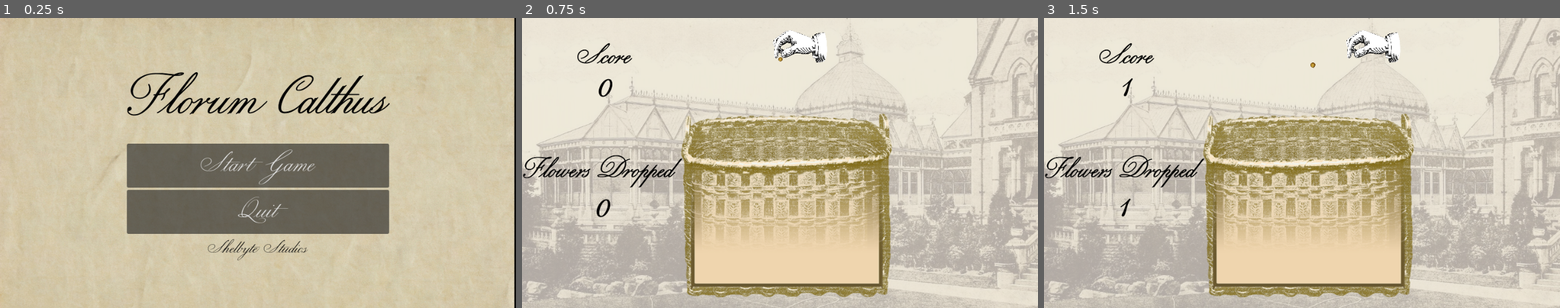
Above: before the commit, frames 1-3 (left to right).
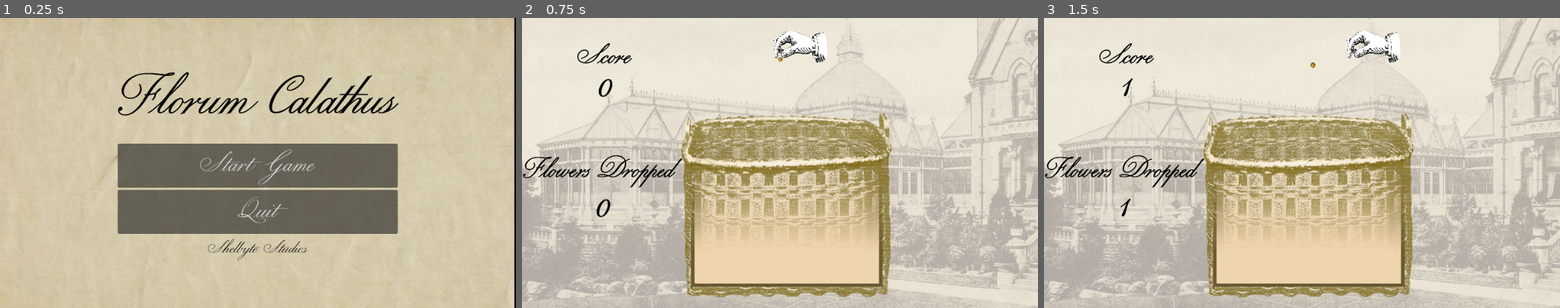
Above: after the commit, the same moments.

Repository: ClebMartin/GMTKGameJam2025
Game: Godot game, scene res://scenes/mainMenu.tscn
Same seed, same stepped clock (60 frames per second), same inputs: the game is played once before the commit and once after it.
Inputs (mouse positions are in pixels of both pictures, inside the frame that each line leads up to):
- Up to frame 1 (0.25 s): no input
- Up to frame 2 (0.75 s): click "Start Game" at 0.5 s
- Up to frame 3 (1.5 s): tap Enter at 1.25 s; move the mouse to (1415, 148) at 1.27 s; hold Right (right) from 1.28 s (still down); hold Space (drop) from 1.28 s (still down)

The runs differ from the first frame. In frame 1, 3.9% of the frame differs, in the area x 22-78%, y 18-75%; in frame 2, nothing differs; in frame 3, nothing differs.

Commit message:
added killzone

Diff:
--- a/gmtk-game-jam-2025/project.godot
+++ b/gmtk-game-jam-2025/project.godot
@@ -11,7 +11,7 @@
 [application]
 
 config/name="GMTK Game Jam 2025"
-run/main_scene="uid://cb4h05mtg245f"
+run/main_scene="uid://vbsrvkmcel2v"
 config/features=PackedStringArray("4.4", "Forward Plus")
 config/icon="res://icon.svg"
 
--- a/gmtk-game-jam-2025/scenes/game.tscn
+++ b/gmtk-game-jam-2025/scenes/game.tscn
@@ -10,6 +10,10 @@
 [ext_resource type="PackedScene" uid="uid://c2qa0oan4fjgc" path="res://scenes/utils/BackgroundMusic.tscn" id="5_iywne"]
 [ext_resource type="PackedScene" uid="uid://kspneow8828p" path="res://scenes/utils/BackgroundSounds.tscn" id="6_p57ef"]
 [ext_resource type="Texture2D" uid="uid://ba8ejg10vkj6" path="res://assets/sprites/basketFront@0.33x.png" id="6_vtaks"]
+[ext_resource type="PackedScene" uid="uid://dvn8h25h1mucl" path="res://scenes/killzone.tscn" id="11_kvpfn"]
+
+[sub_resource type="WorldBoundaryShape2D" id="WorldBoundaryShape2D_kvpfn"]
+distance = -558.0
 
 [node name="Main" type="Node2D"]
 script = ExtResource("1_lbhrr")
@@ -116,4 +120,9 @@
 scale = Vector2(0.278245, 0.336446)
 texture = ExtResource("2_iywne")
 
+[node name="killzone" parent="." instance=ExtResource("11_kvpfn")]
+
+[node name="CollisionShape2D" type="CollisionShape2D" parent="killzone"]
+shape = SubResource("WorldBoundaryShape2D_kvpfn")
+
 [connection signal="dropped_droppable" from="Player" to="." method="_on_player_dropped_droppable"]
--- /dev/null
+++ b/gmtk-game-jam-2025/scenes/killzone.tscn
@@ -0,0 +1,10 @@
+[gd_scene load_steps=2 format=3 uid="uid://dvn8h25h1mucl"]
+
+[ext_resource type="Script" uid="uid://bkev8p50ge4pr" path="res://scripts/killzone.gd" id="1_xlapc"]
+
+[node name="killzone" type="Area2D"]
+script = ExtResource("1_xlapc")
+
+[node name="Timer" type="Timer" parent="."]
+
+[connection signal="body_entered" from="." to="." method="_on_body_entered"]
--- a/gmtk-game-jam-2025/scenes/mainMenu.tscn
+++ b/gmtk-game-jam-2025/scenes/mainMenu.tscn
@@ -71,7 +71,7 @@
 theme_override_constants/outline_size = 2
 theme_override_fonts/font = ExtResource("3_48ign")
 theme_override_font_sizes/font_size = 128
-text = "Florum Calthus"
+text = "Florum Calathus"
 
 [node name="StartButton" type="Button" parent="CenterContainer/VBoxContainer"]
 unique_name_in_owner = true
--- /dev/null
+++ b/gmtk-game-jam-2025/scripts/killzone.gd
@@ -0,0 +1,6 @@
+extends Area2D
+
+@onready var timer = $Timer
+
+func _on_body_entered(body):
+	get_tree().change_scene_to_file("res://scenes/mainMenu.tscn")
Not shown, changed: gmtk-game-jam-2025/export_presets.cfg
Not shown: 1 places in gmtk-game-jam-2025/scenes/game.tscn that only renumber resources
Not shown: 1 places in gmtk-game-jam-2025/scenes/mainMenu.tscn that only renumber resources
Not shown, added: gmtk-game-jam-2025/scripts/killzone.gd.uid
